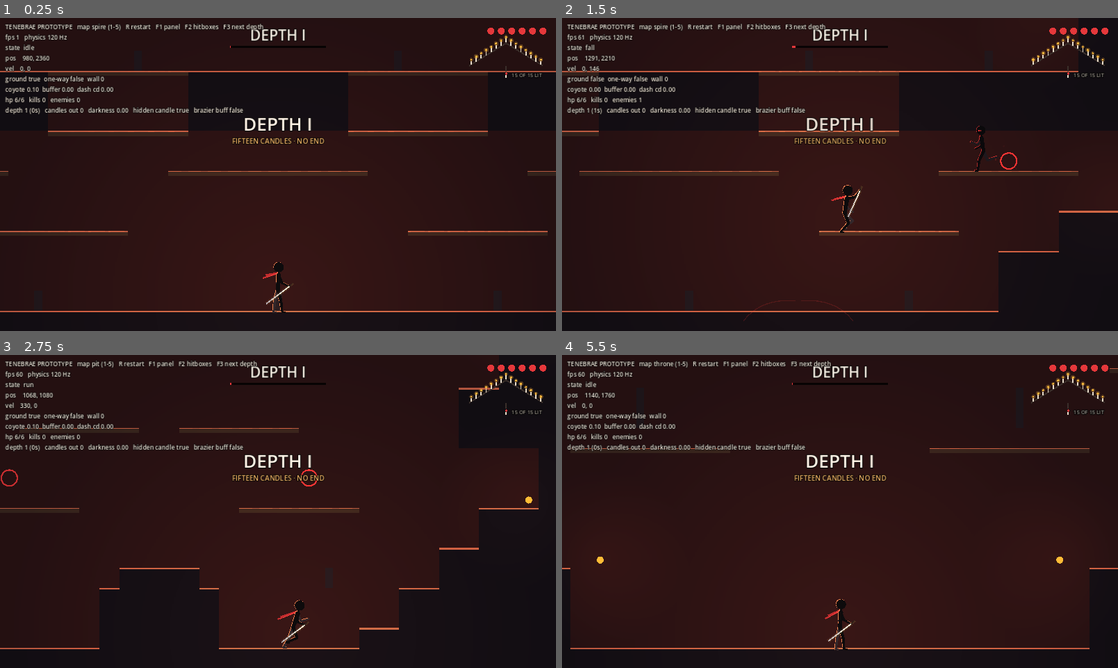
Above: before the commit, frames 1-4 (two rows, left to right).
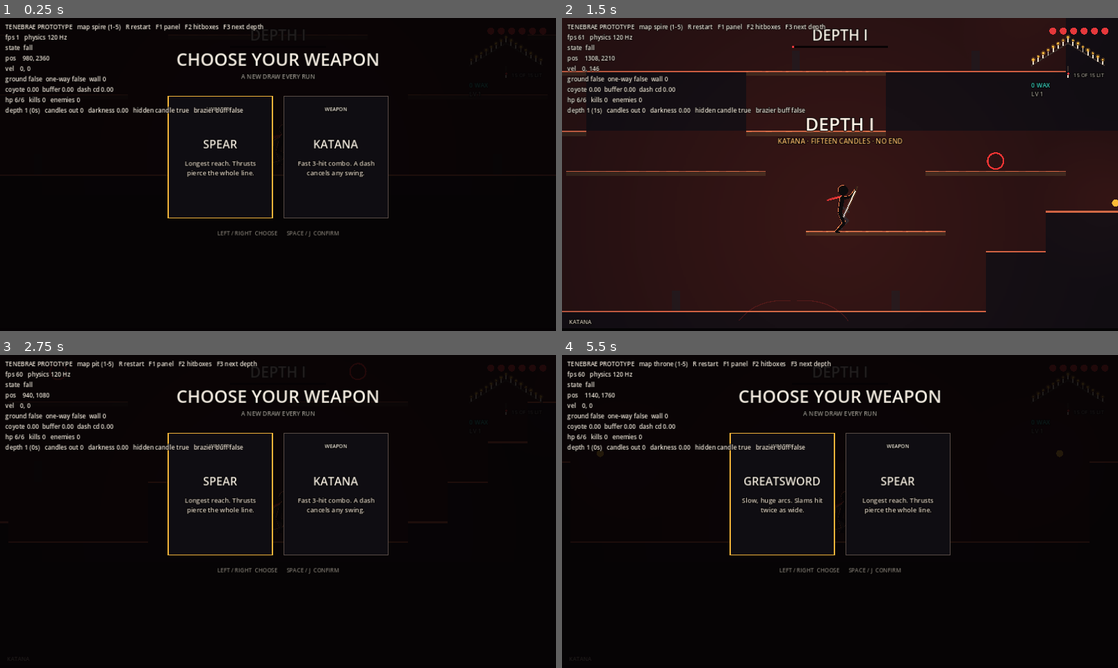
Above: after the commit, the same moments.

Repository: grrts/tenebrae
Game: Godot game, scene res://main.tscn
Two runs of this game, one before a commit and one after it. Both use one fixed random seed, a clock stepped at 60 frames per second and the inputs below.
Inputs:
- Up to frame 1 (0.25 s): no input
- Up to frame 2 (1.5 s): hold D (right) 0.53-1.28 s; tap J (attack) at 0.6 s; tap Space (jump) at 0.77, 1.07 s; tap K (dash) at 0.8, 1.35 s; hold S (down) from 1.28 s (still down)
- Up to frame 3 (2.75 s): tap Space (jump) at 1.52, 1.82 s; tap R at 1.55, 2.1 s; release S (down) at 2.03 s; hold D (right) from 2.03 s (still down); tap 1 at 2.3 s
- Up to frame 4 (5.5 s): release D (right) at 2.78 s; hold W (up) 2.78-3.53 s; tap 1 at 2.85 s; tap Space (jump) at 3.02, 3.32, 3.77, 4.07, 4.52, 4.82 s; tap 2 at 3.05, 3.6 s; hold A (left) 3.53-5.03 s; tap 3 at 3.8, 4.35 s; tap 4 at 4.55, 5.1 s; hold S (down) from 5.03 s (still down); tap 5 at 5.3 s

The runs differ from the first frame. In frame 1, 82% of the frame differs, in the area x 0-100%, y 0-95%; in frame 2, 1.9%; in frame 3, 70%; in frame 4, 88%.

Commit message:
Roguelike loop in Godot: weapon draw, wax drops, rune drafts, shade merchant, death summary and banked wax
Co-Authored-By: Claude Opus 5.5 <noreply@anthropic.com>
Claude-Session: https://claude.ai/code/session_01BJ7jmPXkpNQ8p4uAxaCYVo

Diff:
--- a/src/boss.gd
+++ b/src/boss.gd
@@ -25,7 +25,7 @@
 
 
 func _physics_process(dt: float) -> void:
-	if game == null or dead or game.hitstop > 0:
+	if game == null or dead or game.hitstop > 0 or game.frozen:
 		return
 	hit_t = maxf(0, hit_t - dt)
 	t -= dt
--- a/src/enemy.gd
+++ b/src/enemy.gd
@@ -46,7 +46,7 @@
 
 
 func _physics_process(dt: float) -> void:
-	if game == null or dead or game.hitstop > 0:
+	if game == null or dead or game.hitstop > 0 or game.frozen:
 		return
 	hit_t = maxf(0, hit_t - dt)
 	stun = maxf(0, stun - dt)
--- a/src/hud.gd
+++ b/src/hud.gd
@@ -11,6 +11,23 @@
 var banner_sub := ""
 var banner_t := 0.0
 var font: Font
+# an open choice: {title, sub, opts: [{name, desc, tag, col}], pick, cb, t}
+var menu = null
+# the death screen: {depth, time, kills, bosses, wax, kept, bank, unlocked, t}
+var summary = null
+
+
+func busy() -> bool:
+	return menu != null or summary != null
+
+
+func open_choice(title: String, sub: String, opts: Array, cb: Callable) -> void:
+	menu = {"title": title, "sub": sub, "opts": opts, "pick": 0, "cb": cb, "t": 0.0}
+
+
+func open_summary(data: Dictionary) -> void:
+	summary = data
+	summary.t = 0.0
 
 
 func _ready() -> void:
@@ -29,6 +46,22 @@
 
 func _process(dt: float) -> void:
 	banner_t = maxf(0, banner_t - dt)
+	if menu != null:
+		menu.t += dt
+		var n: int = menu.opts.size()
+		if Input.is_action_just_pressed("left"):
+			menu.pick = (menu.pick + n - 1) % n
+		if Input.is_action_just_pressed("right"):
+			menu.pick = (menu.pick + 1) % n
+		if menu.t > 0.3 and (Input.is_action_just_pressed("jump") or Input.is_action_just_pressed("attack")):
+			var m = menu
+			menu = null
+			m.cb.call(m.pick)
+	elif summary != null:
+		summary.t += dt
+		if summary.t > 1.2 and (Input.is_action_just_pressed("jump") or Input.is_action_just_pressed("attack")):
+			summary = null
+			game.start(game.map_i)
 	canvas.queue_redraw()
 
 
@@ -56,10 +89,72 @@
 	canvas.draw_rect(Rect2(vp.x / 2 - 110, 64, 220, 5), Color(0, 0, 0, 0.8))
 	canvas.draw_rect(Rect2(vp.x / 2 - 110, 64, 220 * k, 5), Color("#e5383b"))
 	_hearse(Vector2(vp.x - 200, 110))
+	# wax and level
+	_text("%d WAX" % game.run_wax, Vector2(vp.x - 200, 160), 14, Color("#3fd6c4"))
+	_text("LV %d" % game.lvl, Vector2(vp.x - 200, 180), 14, Color(0.6, 0.57, 0.54))
+	canvas.draw_rect(Rect2(0, vp.y - 6, vp.x, 6), Color(0, 0, 0, 0.7))
+	canvas.draw_rect(Rect2(0, vp.y - 6, vp.x * game.xp / game.xp_need(), 6), Color("#3fd6c4"))
+	var build: String = RunData.WEAPONS[game.weapon].name if game.weapon != "" else ""
+	for r in game.runes:
+		build += "  ·  " + r
+	_text(build, Vector2(16, vp.y - 16), 13, Color(0.8, 0.76, 0.7))
 	if banner_t > 0:
 		var a := clampf(banner_t * 3, 0, 1)
 		_text(banner, Vector2(vp.x / 2, vp.y * 0.36), 42, Color(1, 0.95, 0.9, a), true)
 		_text(banner_sub, Vector2(vp.x / 2, vp.y * 0.36 + 30), 16, Color(0.95, 0.7, 0.4, a), true)
+
+
+	if menu != null:
+		_paint_menu(vp)
+	elif summary != null:
+		_paint_summary(vp)
+
+
+func _paint_menu(vp: Vector2) -> void:
+	canvas.draw_rect(Rect2(Vector2.ZERO, vp), Color(0.02, 0.01, 0.015, 0.88))
+	_text(menu.title, Vector2(vp.x / 2, 110), 40, Color("#f3ebe0"), true)
+	_text(menu.sub, Vector2(vp.x / 2, 140), 14, Color(0.6, 0.57, 0.54), true)
+	var n: int = menu.opts.size()
+	var cw := 240.0
+	var gap := 26.0
+	var x0 := (vp.x - n * cw - (n - 1) * gap) / 2
+	for i in n:
+		var o: Dictionary = menu.opts[i]
+		var r := Rect2(x0 + i * (cw + gap), 180, cw, 280)
+		var sel: bool = i == menu.pick
+		canvas.draw_rect(r, Color(0.06, 0.05, 0.07, 1))
+		canvas.draw_rect(r, Color("#f2b43a") if sel else Color(0.35, 0.3, 0.28), false, 3.0 if sel else 1.5)
+		var col: Color = o.get("col", Color("#f3ebe0"))
+		_text(o.get("tag", ""), Vector2(r.position.x + cw / 2, r.position.y + 34), 12, col, true)
+		_text(o.name, Vector2(r.position.x + cw / 2, r.position.y + 120), 26, col, true)
+		var words: PackedStringArray = String(o.desc).split(" ")
+		var line := ""
+		var y := r.position.y + 160
+		for wd in words:
+			if font.get_string_size(line + " " + wd, HORIZONTAL_ALIGNMENT_LEFT, -1, 15).x > cw - 30:
+				_text(line.strip_edges(), Vector2(r.position.x + cw / 2, y), 15, Color(0.85, 0.8, 0.75), true)
+				y += 22
+				line = ""
+			line += " " + wd
+		_text(line.strip_edges(), Vector2(r.position.x + cw / 2, y), 15, Color(0.85, 0.8, 0.75), true)
+	_text("LEFT / RIGHT  CHOOSE      SPACE / J  CONFIRM", Vector2(vp.x / 2, 500), 13, Color(0.5, 0.47, 0.44), true)
+
+
+func _paint_summary(vp: Vector2) -> void:
+	var s: Dictionary = summary
+	canvas.draw_rect(Rect2(Vector2.ZERO, vp), Color(0.02, 0.01, 0.015, minf(0.92, s.t * 2)))
+	_text("LIGHTS OUT", Vector2(vp.x / 2, 120), 64, Color("#e5383b"), true)
+	var cols := [["DEPTH", Game.roman(s.depth)], ["TIME", "%d:%02d" % [int(s.time) / 60, int(s.time) % 60]], ["BOSSES", str(s.bosses)], ["KILLS", str(s.kills)]]
+	for i in cols.size():
+		var x := vp.x / 2 + (i - 1.5) * 160
+		_text(cols[i][0], Vector2(x, 190), 13, Color(0.6, 0.57, 0.54), true)
+		_text(cols[i][1], Vector2(x, 236), 40, Color("#f3ebe0"), true)
+	_text("WAX COLLECTED %d   ·   40%% KEPT%s +%d" % [s.wax, " + BOSS BONUS" if s.bosses > 0 else "", s.kept], Vector2(vp.x / 2, 300), 16, Color("#3fd6c4"), true)
+	_text("BANKED WAX %d" % s.bank, Vector2(vp.x / 2, 330), 16, Color("#f3ebe0"), true)
+	if s.unlocked != "":
+		_text("UNLOCKED · %s" % s.unlocked, Vector2(vp.x / 2, 380), 30, Color("#f2b43a"), true)
+	if s.t > 1.2:
+		_text("PRESS SPACE OR J TO RELIGHT THE CANDLES", Vector2(vp.x / 2, vp.y - 60), 14, Color(0.6, 0.57, 0.54), true)
 
 
 func _hearse(o: Vector2) -> void:
--- a/src/main.gd
+++ b/src/main.gd
@@ -31,6 +31,22 @@
 var depth_t := 0.0
 var hidden_candle := true
 var boss: Boss = null
+var frozen := false
+
+# run state
+var weapon := ""
+var runes: Array[String] = []
+var lvl := 1
+var xp := 0
+var run_wax := 0
+var temper := 0
+var bosses := 0
+var run_time := 0.0
+var pickups: Array = []
+# meta, saved between sessions
+const SAVE_PATH := "user://tenebrae.cfg"
+var bank := 0
+var earned := 0
 
 # --smoke (used by CI): a bot mashes inputs, depths fly by, and the run is forced
 # through the boss, the hidden candle and a death, then the game quits.
@@ -181,7 +197,163 @@
 	depth = 1
 	depth_t = 0.0
 	hidden_candle = true
-	hud.show_banner("DEPTH I", "FIFTEEN CANDLES · NO END", 1.8)
+	runes.clear()
+	lvl = 1
+	xp = 0
+	run_wax = 0
+	temper = 0
+	bosses = 0
+	run_time = 0.0
+	pickups.clear()
+	_load_meta()
+	_weapon_draw()
+
+
+func _weapon_draw() -> void:
+	var pool := RunData.WEAPONS.keys().filter(func(k): return not RunData.WEAPONS[k].get("locked", false) or earned >= 400)
+	pool.shuffle()
+	var opts := []
+	for k in pool.slice(0, 2):
+		var wd: Dictionary = RunData.WEAPONS[k]
+		opts.append({"id": k, "name": wd.name, "desc": wd.desc, "tag": "WEAPON", "col": Color("#f3ebe0")})
+	hud.open_choice("CHOOSE YOUR WEAPON", "A NEW DRAW EVERY RUN", opts, func(i): _pick_weapon(opts[i]))
+
+
+func _pick_weapon(o: Dictionary) -> void:
+	_equip(o.id)
+	hud.show_banner("DEPTH I", "%s · FIFTEEN CANDLES · NO END" % o.name, 1.8)
+
+
+func _equip(id: String) -> void:
+	weapon = id
+	var wd: Dictionary = RunData.WEAPONS[id]
+	player.reach = wd.reach
+	player.step_time = wd.step
+	player.damage = wd.damage
+	player.blade_len = wd.blade
+	player.slam_radius = 160.0 * wd.get("slam_mul", 1.0)
+
+
+func has_rune(r: String) -> bool:
+	return r in runes
+
+
+## Multiplier applied to every hit the player lands.
+func damage_mul() -> float:
+	var m := 1.0 + 0.15 * temper
+	if has_rune("WHETSTONE"):
+		m *= 1.25
+	if has_rune("GLASS EDGE"):
+		m *= 1.6
+	if brazier_buff():
+		m *= BRAZIER_DMG
+	return m
+
+
+func xp_need() -> int:
+	return 6 + lvl * 4
+
+
+func _open_draft() -> void:
+	var pool := RunData.RUNES.keys().filter(func(k): return not (k in runes))
+	pool.shuffle()
+	var opts := []
+	for k in pool.slice(0, 3):
+		var rd: Dictionary = RunData.RUNES[k]
+		opts.append({"id": k, "name": k, "desc": rd.desc, "tag": "%s · %s" % [rd.sig, rd.rar.to_upper()], "col": RunData.RARITY_COL[rd.rar]})
+	if opts.is_empty():
+		return
+	hud.open_choice("LEVEL %d · DRAFT A RUNE" % lvl, "RUNES CHANGE HOW YOUR MOVES WORK", opts, func(i): _take_rune(opts[i].id))
+
+
+func _take_rune(id: String) -> void:
+	runes.append(id)
+	match id:
+		"GALE STEP":
+			player.dash_cooldown *= 0.6
+		"HEAVY SHADOW":
+			player.slam_radius *= 1.6
+		"VIGIL":
+			player.max_hp += 1
+			heal(1)
+		"GLASS EDGE":
+			player.max_hp = 3
+			player.hp = minf(player.hp, 3)
+	var rd: Dictionary = RunData.RUNES[id]
+	hud.show_banner(id, String(rd.desc).to_upper(), 1.4)
+
+
+func heal(n: int) -> void:
+	if has_rune("HUNGER"):
+		return
+	player.hp = minf(player.max_hp, player.hp + n)
+
+
+func _open_shop() -> void:
+	var opts := []
+	for it in RunData.SHOP:
+		var afford: bool = run_wax >= it.cost
+		opts.append({"id": it.id, "name": it.name, "desc": it.desc, "tag": ("%d WAX" % it.cost) if it.cost > 0 else "FREE", "col": Color("#f3ebe0") if afford else Color(0.4, 0.37, 0.35), "cost": it.cost})
+	hud.open_choice("SHADE MERCHANT", "YOU HAVE %d WAX · SPEND IT OR LOSE 60%% OF IT ON DEATH" % run_wax, opts, func(i): _buy(opts[i]))
+
+
+func _buy(o: Dictionary) -> void:
+	if run_wax < o.cost:
+		hud.show_banner("NOT ENOUGH WAX", "YOU WALK ON", 1.2)
+		return
+	run_wax -= o.cost
+	if o.id == "MEND":
+		heal(2)
+	elif o.id == "TEMPER":
+		temper += 1
+
+
+func _load_meta() -> void:
+	var cfg := ConfigFile.new()
+	if cfg.load(SAVE_PATH) == OK:
+		bank = cfg.get_value("meta", "bank", 0)
+		earned = cfg.get_value("meta", "earned", 0)
+
+
+func _save_meta() -> void:
+	var cfg := ConfigFile.new()
+	cfg.set_value("meta", "bank", bank)
+	cfg.set_value("meta", "earned", earned)
+	cfg.save(SAVE_PATH)
+
+
+func _drop_wax(at: Vector2, n: int) -> void:
+	for i in n:
+		pickups.append({"pos": at, "vel": Vector2(randf_range(-160, 160), randf_range(-520, -220)), "t": 0.0})
+
+
+func _step_pickups(dt: float) -> void:
+	var target := player.position + Vector2(0, -28)
+	for pk in pickups:
+		pk.t += dt
+		var v: Vector2 = pk.vel
+		var d: Vector2 = target - pk.pos
+		if pk.t > 0.35 and d.length() < 220:
+			v = v.lerp(d.normalized() * 900, minf(1, dt * 8))
+		else:
+			v.y += 1400 * dt
+			v.x *= maxf(0, 1 - dt * 2)
+		pk.vel = v
+		var np: Vector2 = pk.pos + v * dt
+		if world.is_solid(world.cell(np.x), world.cell(np.y)) and pk.t < 3:
+			v.y = -absf(v.y) * 0.3
+			pk.vel = v
+			np = pk.pos
+		pk.pos = np
+		if d.length() < 22:
+			pk.t = 99.0
+			run_wax += 3 if has_rune("HUNGER") else 2
+			xp += 1
+			if xp >= xp_need():
+				xp -= xp_need()
+				lvl += 1
+				_open_draft()
+	pickups = pickups.filter(func(pk): return pk.t < 20)
 	camera.position = Vector2(0, -60)
 	camera.limit_left = 0
 	camera.limit_top = 0
@@ -206,11 +378,16 @@
 		if enemies[i].dead:
 			enemies[i].queue_free()
 			enemies.remove_at(i)
+	frozen = hud.busy()
+	if frozen:
+		return
 	if player.dead:
 		dead_t += dt
-		if dead_t > 1.6:
-			start(map_i)
-		return
+		if dead_t > 1.6 and dead_t - dt <= 1.6:
+			_end_run()
+		return
+	run_time += dt
+	_step_pickups(dt)
 	if boss == null:
 		depth_t += dt
 	if depth_t >= depth_time:
@@ -318,6 +495,10 @@
 
 
 func _draw_hexes() -> void:
+	for pk in pickups:
+		var a := 0.5 + 0.5 * sin(pk.t * 10)
+		hex_layer.draw_circle(pk.pos, 7, Color(0.25, 0.84, 0.77, 0.25 + 0.15 * a))
+		hex_layer.draw_colored_polygon(PackedVector2Array([pk.pos + Vector2(0, -5), pk.pos + Vector2(4, 0), pk.pos + Vector2(0, 5), pk.pos + Vector2(-4, 0)]), Color("#3fd6c4"))
 	for h in hexes:
 		hex_layer.draw_circle(h.pos, 9, Color(0.7, 0.3, 1, 0.3))
 		hex_layer.draw_circle(h.pos, 5, Color("#b44dff"))
@@ -361,7 +542,7 @@
 
 
 func hit_enemy(e: Enemy, dmg: float, kb: Vector2) -> void:
-	e.hp -= dmg * (BRAZIER_DMG if brazier_buff() else 1.0)
+	e.hp -= dmg * damage_mul()
 	e.knock(kb)
 	hitstop = maxf(hitstop, 0.05)
 	shake(0.1, 5)
@@ -371,7 +552,13 @@
 		kills += 1
 		fx.burst(e.position + Vector2(0, -28), 18, Color("#0a0a0d"), 260)
 		e.visible = false
+		_drop_wax(e.position + Vector2(0, -28), 26 if e == boss else (4 if e.kind == Enemy.Kind.BRUTE else 2))
+		if has_rune("BLOODLINE") and kills % 20 == 0:
+			heal(1)
+			hud.show_banner("BLOODLINE", "+1 HEART", 1.0)
 		if e == boss:
+			bosses += 1
+			get_tree().create_timer(1.6).timeout.connect(_open_shop)
 			boss = null
 			hitstop = 0.25
 			shake(0.5, 14)
@@ -382,6 +569,16 @@
 func on_player_dead() -> void:
 	dead_t = 0.0
 	shake(0.4, 14)
+
+
+func _end_run() -> void:
+	var kept := roundi(run_wax * 0.4) + bosses * 50
+	var before := earned
+	bank += kept
+	earned += kept
+	_save_meta()
+	var unlocked := "CHAIN SICKLE" if before < 400 and earned >= 400 else ""
+	hud.open_summary({"depth": depth, "time": run_time, "kills": kills, "bosses": bosses, "wax": run_wax, "kept": kept, "bank": bank, "unlocked": unlocked})
 
 
 func shake(t: float, mag: float) -> void:
--- a/src/player.gd
+++ b/src/player.gd
@@ -32,6 +32,7 @@
 @export var slam_speed := 1750.0
 @export var slam_radius := 160.0
 @export var damage := 1.0
+@export var blade_len := 58.0
 
 var game: Game
 
@@ -85,7 +86,7 @@
 
 
 func _physics_process(dt: float) -> void:
-	if game == null or game.hitstop > 0:
+	if game == null or game.hitstop > 0 or game.frozen:
 		return
 	if dead:
 		vel.x = move_toward(vel.x, 0, 1600 * dt)
@@ -123,7 +124,7 @@
 		for e in game.enemies:
 			if not e.dead and e.dashed != game.dash_id and absf(e.position.x - position.x) < 34 and absf(e.position.y - position.y) < 70:
 				e.dashed = game.dash_id
-				game.hit_enemy(e, damage, Vector2(facing * 260, -260))
+				game.hit_enemy(e, damage * (3.0 if game.has_rune("EMBER DASH") else 1.0), Vector2(facing * 260, -260))
 		if dash <= 0:
 			vel.x = run_speed * facing * 0.6
 		_move(dt, false)
@@ -141,7 +142,7 @@
 			game.fx.ring(position, slam_radius, Color("#f2b43a"))
 			for e in game.enemies:
 				if not e.dead and absf(e.position.x - position.x) < slam_radius and absf(e.position.y - position.y) < 90:
-					game.hit_enemy(e, damage * 2, Vector2(signf(e.position.x - position.x) * 320, -520))
+					game.hit_enemy(e, damage * 2 * (1.7 if game.has_rune("HEAVY SHADOW") else 1.0), Vector2(signf(e.position.x - position.x) * 320, -520))
 		return
 
 	# --- attack input
@@ -204,6 +205,11 @@
 			kick = 0.22
 			dj_used = false
 			game.fx.burst(position + Vector2(wall * 8, -10), 8, Color(0.67, 0.47, 0.41, 0.6), 100)
+			if game.has_rune("UPDRAFT"):
+				game.fx.ring(position + Vector2(0, -30), 160, Color("#3fd6c4"))
+				for e in game.enemies:
+					if not e.dead and absf(e.position.x - position.x) < 160 and absf(e.position.y - position.y) < 170:
+						game.hit_enemy(e, 2, Vector2(facing * 220, -720))
 		elif not dj_used:
 			buffer = 0
 			dj_used = true
@@ -252,7 +258,7 @@
 		if box.intersects(e.hurtbox()):
 			atk.hit.append(e)
 			var up := -420.0 if atk.step == 2 else -160.0
-			game.hit_enemy(e, damage * (1.5 if atk.step == 2 else 1.0), Vector2(facing * (380 if atk.step == 2 else 220), up))
+			game.hit_enemy(e, damage * (1.5 if atk.step == 2 else 1.0) * (2.0 if atk.step == 2 and game.has_rune("FINISHER") else 1.0), Vector2(facing * (380 if atk.step == 2 else 220), up))
 
 
 func take_hit(from_x: float) -> void:
@@ -372,4 +378,4 @@
 		ang = PI - 0.15 if facing > 0 else 0.15
 	else:
 		ang = (2.5 if facing > 0 else 0.64) + (0.0 if ground else -facing * 0.5)
-	Rig.blade(self, J.armF.e, ang, 58, 1.3 if atk != null or slam else 0.5)
+	Rig.blade(self, J.armF.e, ang, blade_len, 1.3 if atk != null or slam else 0.5)
--- /dev/null
+++ b/src/run_data.gd
@@ -0,0 +1,33 @@
+class_name RunData
+extends RefCounted
+## Weapons, runes and shop items. Plain data so balance changes are one-line edits.
+
+const WEAPONS := {
+	"katana": {"name": "KATANA", "desc": "Fast 3-hit combo. A dash cancels any swing.", "reach": 92.0, "step": 0.13, "damage": 1.0, "blade": 58.0},
+	"greatsword": {"name": "GREATSWORD", "desc": "Slow, huge arcs. Slams hit twice as wide.", "reach": 112.0, "step": 0.2, "damage": 1.8, "blade": 74.0, "slam_mul": 2.0},
+	"spear": {"name": "SPEAR", "desc": "Longest reach. Thrusts pierce the whole line.", "reach": 122.0, "step": 0.14, "damage": 1.1, "blade": 84.0},
+	"daggers": {"name": "TWIN DAGGERS", "desc": "Very fast, short reach. Every third hit crits.", "reach": 70.0, "step": 0.085, "damage": 0.75, "blade": 36.0},
+	"sickle": {"name": "CHAIN SICKLE", "desc": "Hooks enemies toward you on the third hit.", "reach": 108.0, "step": 0.15, "damage": 1.1, "blade": 50.0, "locked": true},
+}
+
+# sig groups runes into sets; cursed runes are strong with a real downside
+const RUNES := {
+	"WHETSTONE": {"sig": "EDGE", "rar": "common", "desc": "All damage +25%."},
+	"FINISHER": {"sig": "EDGE", "rar": "common", "desc": "The third hit of a combo deals double damage."},
+	"GALE STEP": {"sig": "GALE", "rar": "common", "desc": "Dash cooldown -40%."},
+	"UPDRAFT": {"sig": "GALE", "rar": "rare", "desc": "Wall jumps blast nearby enemies upward."},
+	"EMBER DASH": {"sig": "EMBER", "rar": "rare", "desc": "Dashing through enemies deals triple damage."},
+	"BLOODLINE": {"sig": "EMBER", "rar": "common", "desc": "Every 20 kills, heal 1 heart."},
+	"HEAVY SHADOW": {"sig": "ECHO", "rar": "rare", "desc": "Slams are 60% wider and hit 70% harder."},
+	"VIGIL": {"sig": "ECHO", "rar": "common", "desc": "+1 max heart, and heal it now."},
+	"GLASS EDGE": {"sig": "EDGE", "rar": "cursed", "desc": "Damage +60%. Max hearts drop to 3."},
+	"HUNGER": {"sig": "EMBER", "rar": "cursed", "desc": "Gain 50% more wax. You can no longer heal."},
+}
+
+const SHOP := [
+	{"id": "MEND", "name": "MEND", "desc": "Heal 2 hearts.", "cost": 60},
+	{"id": "TEMPER", "name": "TEMPER", "desc": "Your weapon deals +15% damage for the rest of the run.", "cost": 80},
+	{"id": "LEAVE", "name": "WALK ON", "desc": "Keep your wax.", "cost": 0},
+]
+
+const RARITY_COL := {"common": Color("#f3ebe0"), "rare": Color("#f2b43a"), "cursed": Color("#e5383b")}
Not shown, changed: README.md
